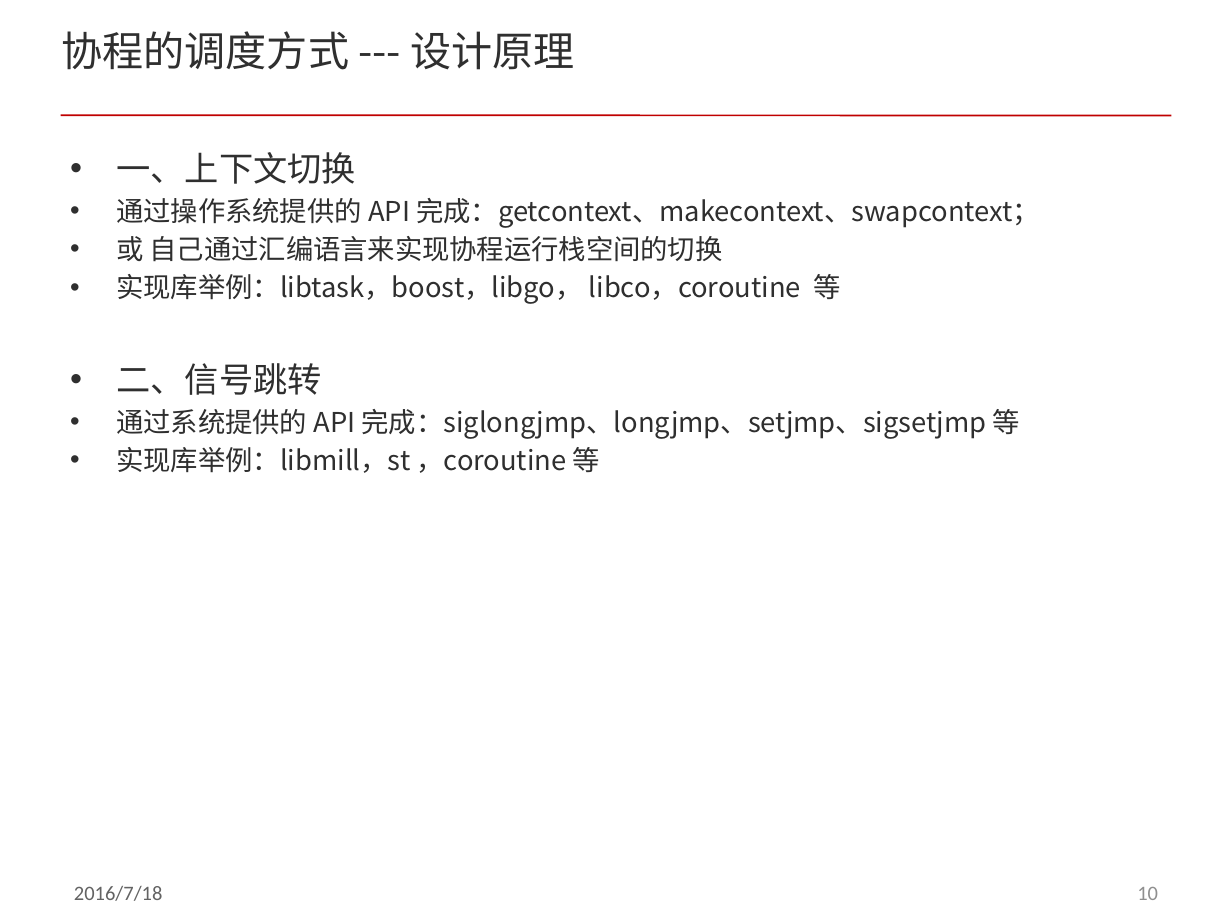
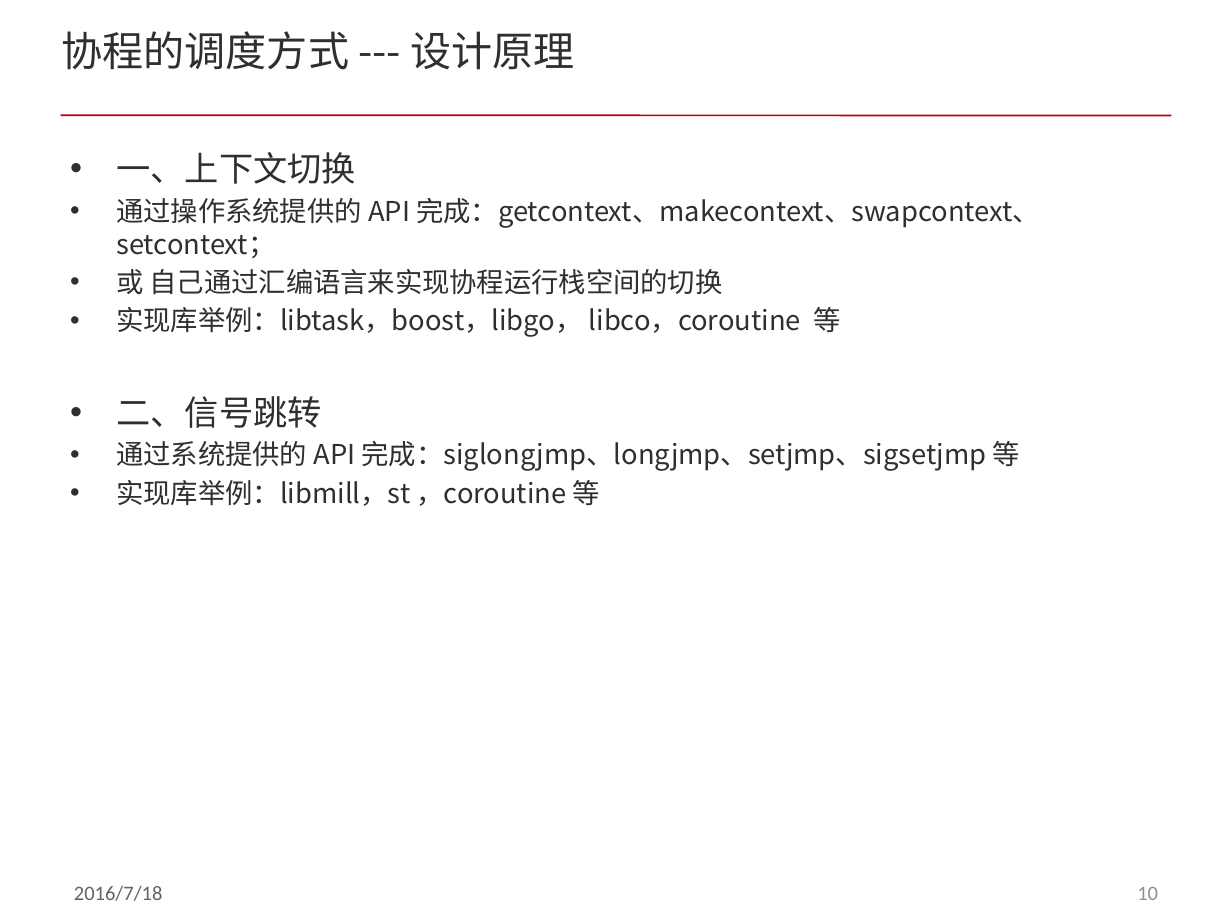
Before and after one commit to ddxflqm/acl, a slide deck: slide 10 of doc/acl_fiber.pptx. Drawn at 1232x924 pixels with LibreOffice and Linux fonts; fonts in the diff are those of the drawing; background and template pictures are left out. Boxes give left, top, right and bottom in pixels: in the first picture for what was removed or moved away, otherwise in the second. Text is boxed around its words. In the diff, an @@ line names an element or a change of style, - is before the commit and + after.

```diff
--- a/doc/acl_fiber.pptx
+++ b/doc/acl_fiber.pptx
@@ text at box(116, 198, 1040, 258): text changed @@
-• 通过操作系统提供的 API 完成：getcontext、makecontext、swapcontext；
+• 通过操作系统提供的 API 完成：getcontext、makecontext、swapcontext、setcontext；
```
Also in this commit, not shown: 1 slide added.
